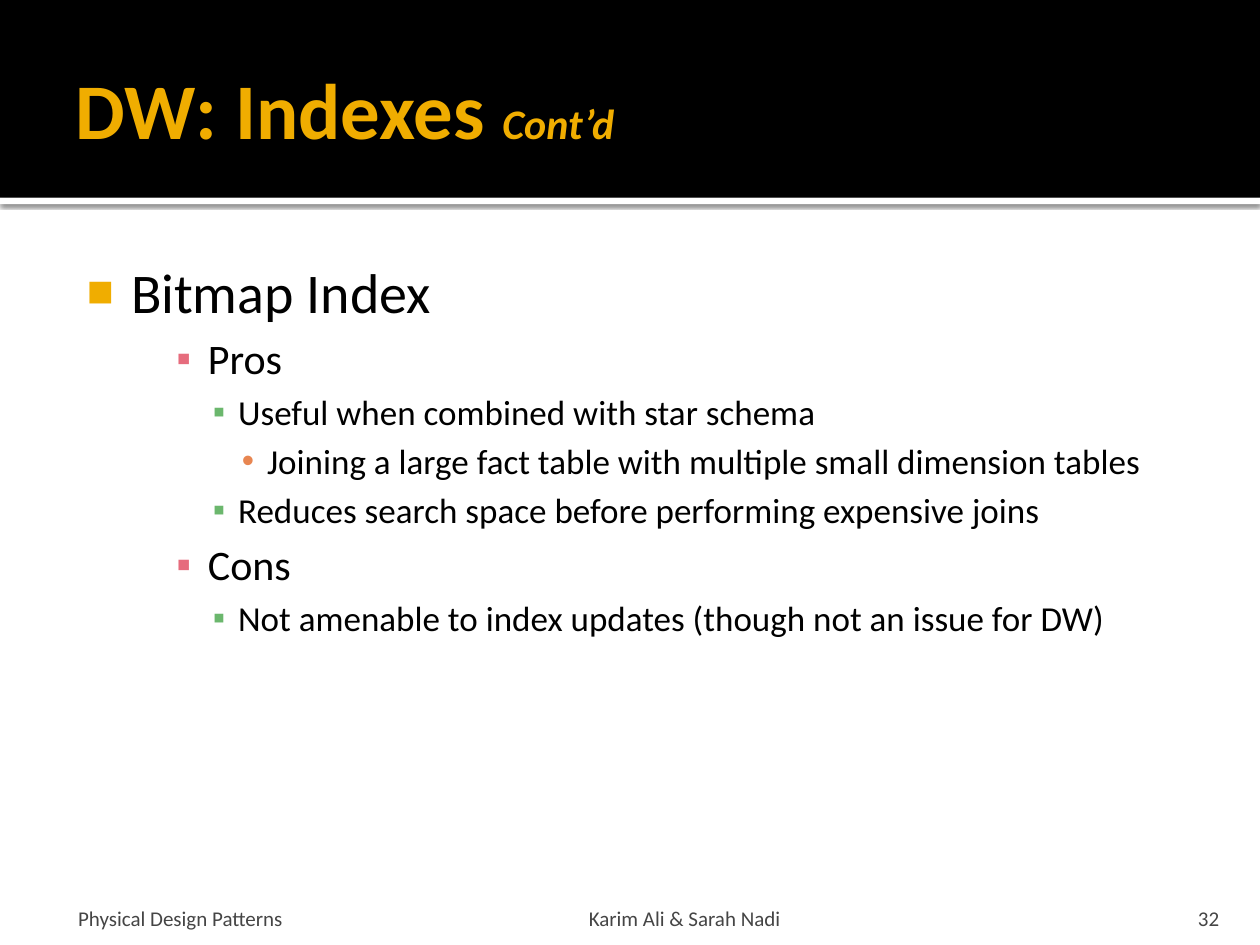
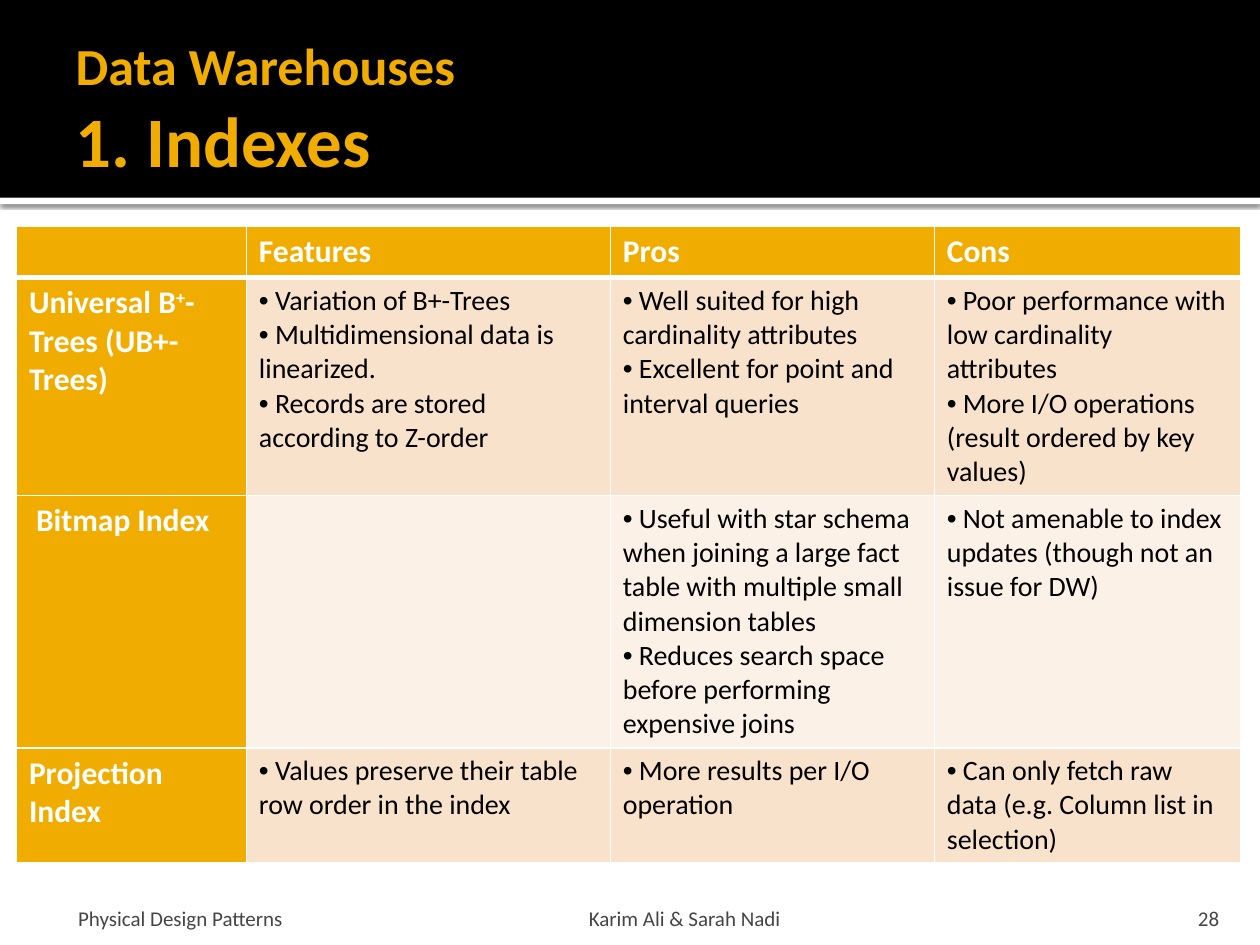
Before and after one commit to snadi/cs848-db, a slide deck: slide 28 of cs848-db/PhysDesignPres.pptx (slide 32 before the commit). Drawn at 1260x945 pixels with LibreOffice and Linux fonts; fonts in the diff are those of the drawing. Boxes give left, top, right and bottom in pixels: in the first picture for what was removed or moved away, otherwise in the second. Text is boxed around its words. In the diff, an @@ line names an element or a change of style, - is before the commit and + after.

```diff
--- a/cs848-db/PhysDesignPres.pptx
+++ b/cs848-db/PhysDesignPres.pptx
@@ title at (x1=76, y1=48, x2=455, y2=168): text changed; size 45 to 29.7 pt @@
-DW: Indexes Cont’d
+Data Warehouses
+1. Indexes
@@ table added at (x1=16, y1=227, x2=1241, y2=857), 4 rows, 4 columns @@
+ | Features | Pros | Cons
+Universal B+-Trees (UB+-Trees) | Variation of B+-Trees / Multidimensional data is linearized. / Records are stored according to Z-order | Well suited for high cardinality attributes / Excellent for point and interval queries | Poor performance with low cardinality attributes / More I/O operations (result ordered by key values)
+Bitmap Index |  | Useful with star schema when joining a large fact table with multiple small dimension tables / Reduces search space before performing expensive joins | Not amenable to index updates (though not an issue for DW)
+Projection Index | Values preserve their table row order in the index | More results per I/O operation | Can only fetch raw data (e.g. Column list in selection)
@@ text removed at (x1=131, y1=274, x2=1140, y2=637) @@
-■ Bitmap Index
-    ▪ Pros
-      ▪ Useful when combined with star schema
-        • Joining a large fact table with multiple small dimension tables
-      ▪ Reduces search space before performing expensive joins
-    ▪ Cons
-      ▪ Not amenable to index updates (though not an issue for DW)
@@ page number at (x1=1198, y1=911, x2=1219, y2=926): text changed @@
-32
+28
```
Also in this commit, not shown: 38 other slides changed, 1 slide added, 8 slides removed.
